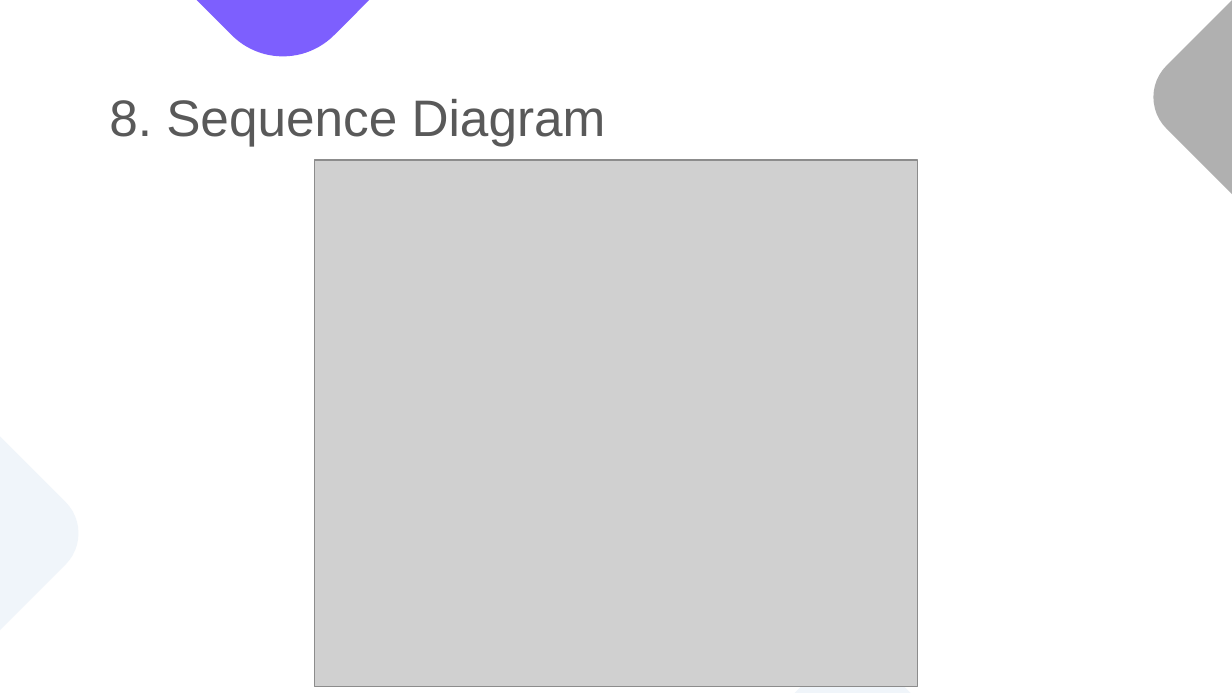
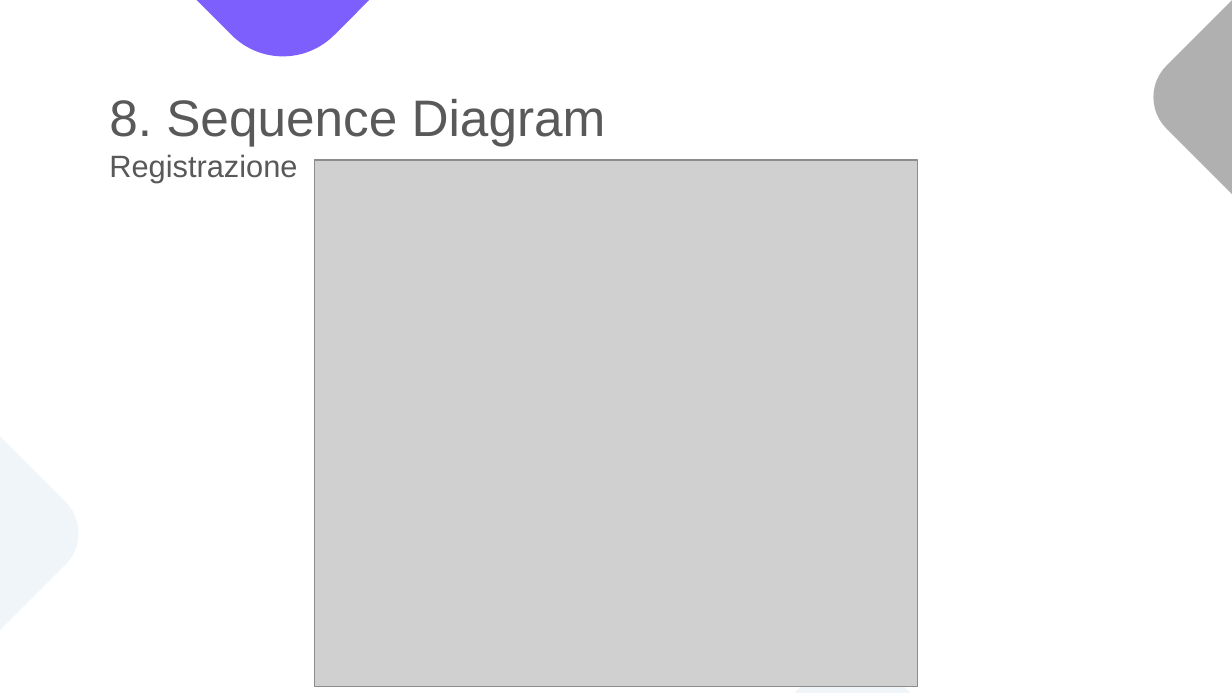
Before and after one commit to notjuary/Bookster_Classe03, a slide deck: slide 43 of DOC/Presentazione.pptx. Drawn at 1232x693 pixels with LibreOffice and Linux fonts; fonts in the diff are those of the drawing; grey boxes stand for pictures. Boxes give left, top, right and bottom in pixels: in the first picture for what was removed or moved away, otherwise in the second. Text is boxed around its words. In the diff, an @@ line names an element or a change of style, - is before the commit and + after.

```diff
--- a/DOC/Presentazione.pptx
+++ b/DOC/Presentazione.pptx
@@ title at <box>109,99,606,183</box>: text changed @@
-8. Sequence Diagram
+8. Sequence Diagram
+Registrazione
```
Also in this commit, not shown: 7 other slides changed.
